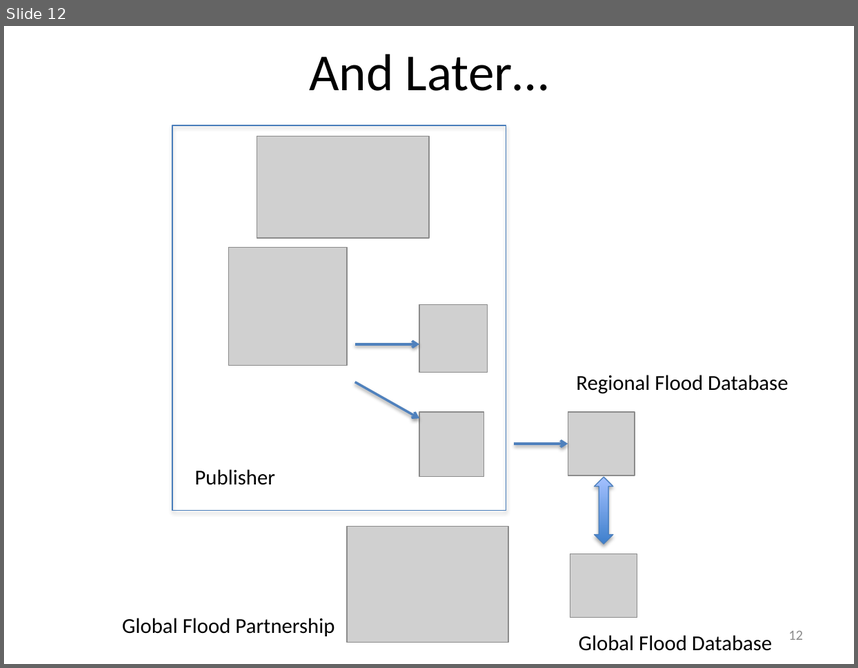
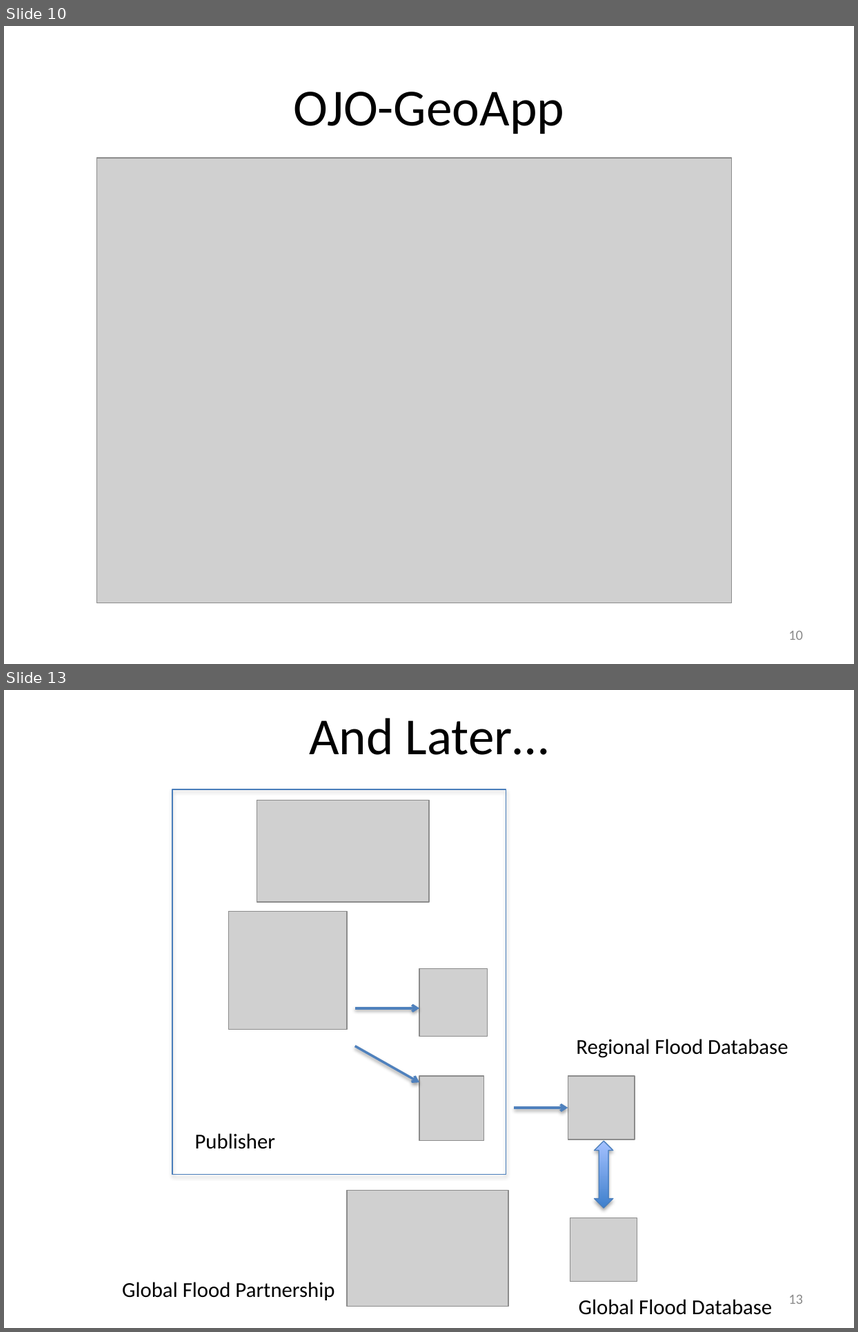
Before and after one commit to vightel/FloodMapsWorkshop, a slide deck: OJO-Publisher.pptx. Shown one above the other, each under a label of ours: slide 12 before the commit, slides 10 and 13 after it; the slides between them are not shown. The pictures are 858x668 and 858x1332 pixels, drawn with LibreOffice and Linux fonts; fonts in the diff are those of the drawing; grey boxes stand for pictures. Boxes give left, top, right and bottom in pixels: in the first picture for what was removed or moved away, otherwise in the second. Text is boxed around its words. In the diff, an @@ line names an element or a change of style, - is before the commit and + after.

```diff
--- a/OJO-Publisher.pptx
+++ b/OJO-Publisher.pptx
@@ slide 10 added at [4,26,854,664], background #FFFFFF @@
@@ title added at [293,92,564,134], 44 pt, text #000000 @@
+OJO-GeoApp
@@ picture added at [96,158,732,602] @@
@@ page number added at [789,630,803,639], 12 pt, text #8C8C8C @@
+10
@@ what was slide 12 is now slide 13 @@
@@ page number at [789,1294,803,1303]: text changed @@
-12
+13
```
Also in this commit, not shown: 3 slides changed, 1 other file.
